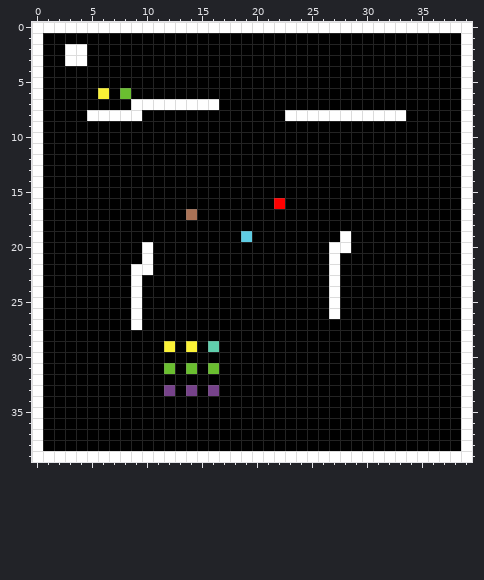
Pixel-art sprite, stored at ZeldaClone/res/map.png. This is how it looked before the edit.
The file is 40x40 pixels.
The result:
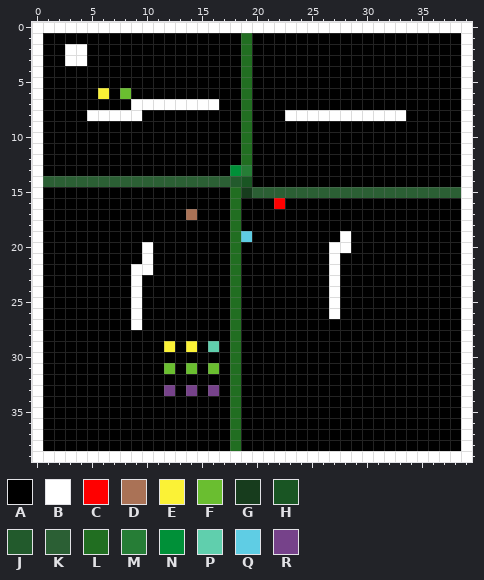
Palette (. is transparent): A #000000  B #ffffff  C #ff0000  D #aa7256  E #fbf236  F #6abe30  G #173c1d  H #195523  J #225a2c  K #2b5f34  L #216e21  M #267d36  N #009038  P #60cfad  Q #5fcde4  R #76428a
Edits made:
The author changed colour A to colour G in row 15 at x 19.
The author changed colour A to colour H in row 14 at x 19.
The author changed colour A to colour J in row 14 at x 18.
The author changed colour A to colour K in row 14 at x 1 to 17; in row 15 at x 20 to 38.
The author changed colour A to colour L in rows 1 to 12 at x 19; in rows 15 to 38 at x 18.
The author changed colour A to colour M in row 13 at x 19.
The author changed colour A to colour N in row 13 at x 18.
